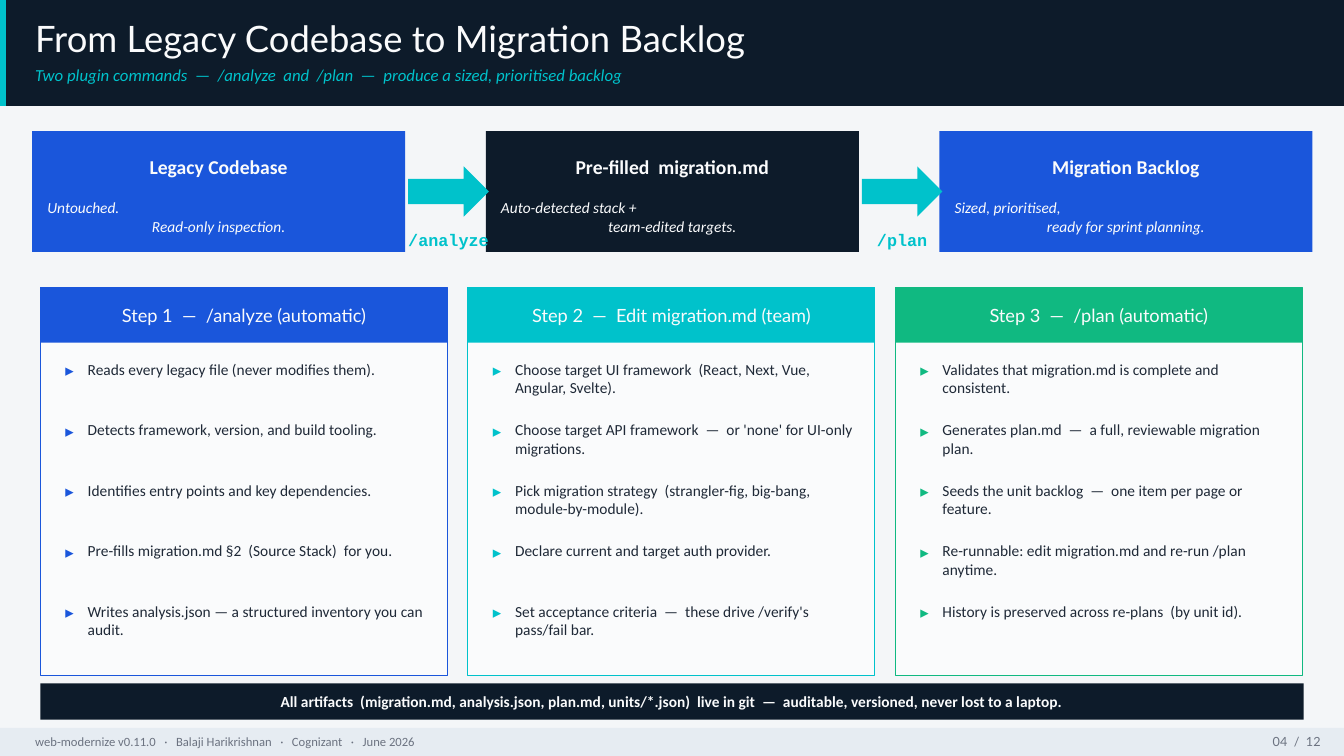
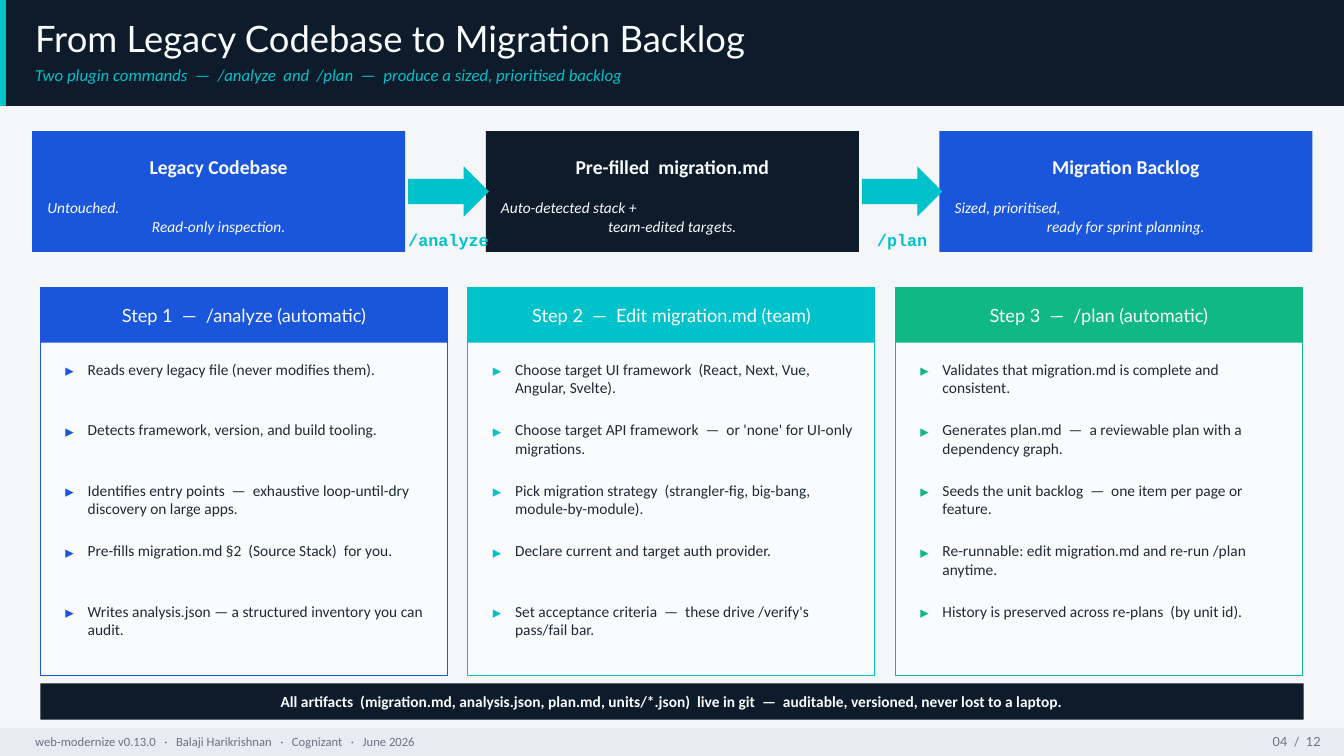
Before and after one commit to balaji-hari/web-mordernize, a slide deck: slide 4 of docs/decks/web-modernize-presentation.pptx. Drawn at 1344x756 pixels with LibreOffice and Linux fonts; fonts in the diff are those of the drawing. Boxes give left, top, right and bottom in pixels: in the first picture for what was removed or moved away, otherwise in the second. Text is boxed around its words. In the diff, an @@ line names an element or a change of style, - is before the commit and + after.

```diff
--- a/docs/decks/web-modernize-presentation.pptx
+++ b/docs/decks/web-modernize-presentation.pptx
@@ text at bbox=[942, 424, 1241, 457]: text changed @@
-Generates plan.md — a full, reviewable migration plan.
+Generates plan.md — a reviewable plan with a dependency graph.
@@ text at bbox=[88, 485, 409, 517]: text changed @@
-Identifies entry points and key dependencies.
+Identifies entry points — exhaustive loop-until-dry discovery on large apps.
@@ text at bbox=[35, 737, 415, 748]: text changed @@
-web-modernize v0.11.0 · Balaji Harikrishnan · Cognizant · June 2026
+web-modernize v0.13.0 · Balaji Harikrishnan · Cognizant · June 2026
```
Also in this commit, not shown: 11 other slides changed, 7 other files.
